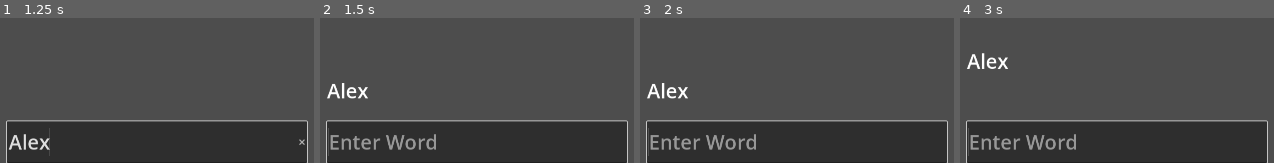
Above: before the commit, frames 1-4 (left to right).
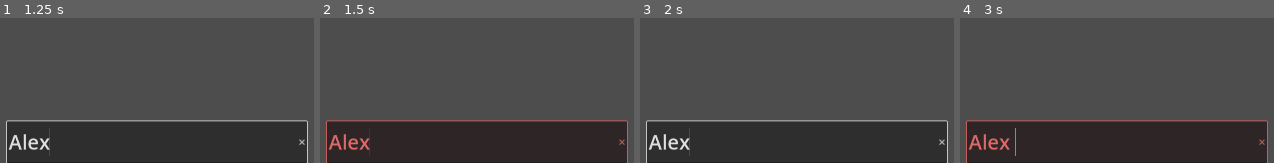
Above: after the commit, the same moments.

Repository: AndyDrewE/ChainLinkFencePost
Game: Godot game, scene res://Scenes/main.tscn
Two runs of this game, one before a commit and one after it. Both use one fixed random seed, a clock stepped at 60 frames per second and the inputs below.
Inputs (mouse positions are in pixels of both pictures, inside the frame that each line leads up to):
- Up to frame 1 (1.25 s): click (157, 142) at 0.52 s; type "Alex" at 0.6 s
- Up to frame 2 (1.5 s): tap Enter at 1.25 s
- Up to frame 3 (2 s): no input
- Up to frame 4 (3 s): tap Space at 2 s; tap Enter at 2.75 s

Frame 1 is identical in both runs. In frame 2, 4.1% of the frame differs, in the area x 1-99%, y 44-100%; in frame 3, 2.5%; in frame 4, 4.2%, in the area x 1-99%, y 24-100%.

Commit message:
Ported over some code from early tests

Diff:
--- a/Scripts/GameController.gd
+++ b/Scripts/GameController.gd
@@ -2,3 +2,26 @@
 extends Node
 
 var word_pairs = ["bottled water", "water slide", "slide show", "show girl", "girl scout", "scout leader", "leader board", "board game", "game over", "game on", "over easy", "easy bake", "easy living", "bake off", "bake well", "well done", "done for", "off side", "in side", "water softener"]
+var word_pairs_dict = {}
+
+func _ready():
+	# Key the word dictionary
+	key_word_dict()
+
+func key_word_dict():
+	for pair in word_pairs:
+		var pair_parts = pair.split(" ")
+		var key = pair_parts[0]
+		if not word_pairs_dict.has(key):
+			word_pairs_dict[key] = []
+		word_pairs_dict[key].append(pair)
+
+func get_usable_pairs(word):
+	return word_pairs_dict.get(word, [])
+
+func is_valid(current_word, previous_word=""):
+	if previous_word == "":
+		return current_word in word_pairs_dict.keys()
+
+	var valid = (previous_word + current_word) in word_pairs
+	return valid
--- a/Scripts/UIController.gd
+++ b/Scripts/UIController.gd
@@ -3,6 +3,9 @@
 
 @onready var player_input_textbox = $PlayerInput
 @onready var previous_words = $PreviousWordsBox
+
+var previous_word = ""
+
 
 
 func create_label(label_text):
@@ -10,10 +13,20 @@
 	new_label.text = label_text
 	new_label.add_theme_font_size_override("font_size", 48)
 	previous_words.add_child(new_label)
+	previous_word = label_text
+
+func flash_label_invalid():
+	var original_color = player_input_textbox.modulate
+	player_input_textbox.modulate = Color.RED
+
+	var tween = get_tree().create_tween()
+	tween.tween_property(player_input_textbox, "modulate", original_color, 0.5) # 0.5 sec
 
 
 func _on_player_input_text_submitted(new_text):
-	create_label(new_text)
-
-	#Erase Text
-	player_input_textbox.text = ""
+	if GameController.is_valid(new_text, previous_word):
+		create_label(new_text)
+		#Erase Text
+		player_input_textbox.text = ""
+	else:
+		flash_label_invalid()
